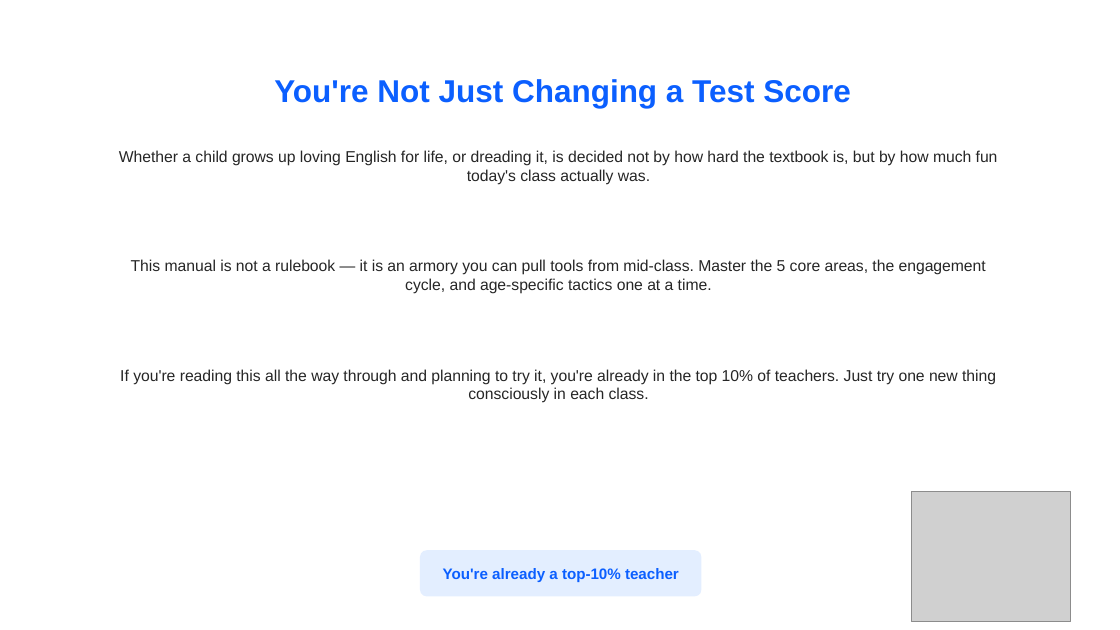
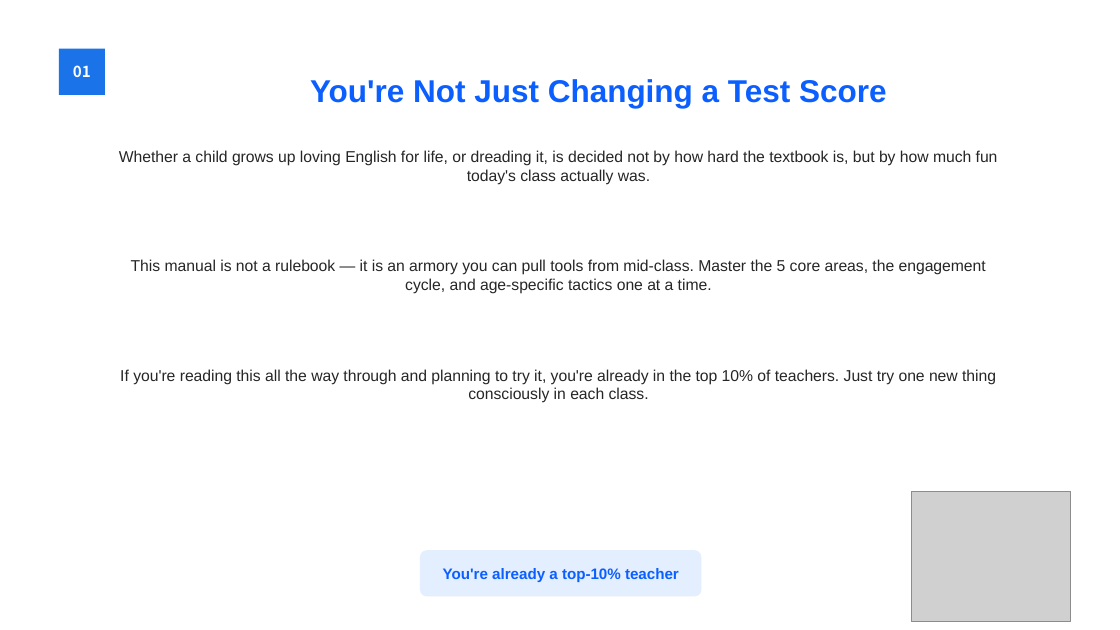
Before and after one commit to navy111p-sudo/mangoiweb, a slide deck: slide 3 of cloudflare-deploy/public/library/teacher/train-en.pptx (slide 2 before the commit). Drawn at 1120x630 pixels with LibreOffice and Linux fonts; fonts in the diff are those of the drawing; grey boxes stand for pictures. Boxes give left, top, right and bottom in pixels: in the first picture for what was removed or moved away, otherwise in the second. Text is boxed around its words. In the diff, an @@ line names an element or a change of style, - is before the commit and + after.

```diff
--- a/cloudflare-deploy/public/library/teacher/train-en.pptx
+++ b/cloudflare-deploy/public/library/teacher/train-en.pptx
@@ rectangle added at bbox=[59, 49, 105, 95], fill #1A73E8, 13 pt, text #FFFFFF, bold @@
+01
@@ text "You're Not Just Changing a ...": place and size @@
-text "You're Not Just Changing a ..." at bbox=[274, 79, 850, 108]
+text "You're Not Just Changing a ..." at bbox=[310, 79, 886, 108]
```
Also in this commit, not shown: 18 other slides changed, 1 slide added, 1 other file.
